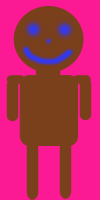
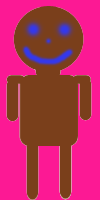
Comparing the layer stacks of the two 100px x 200px images. Changes:
painted on "Shape 1" over [6, 6, 92, 200]
